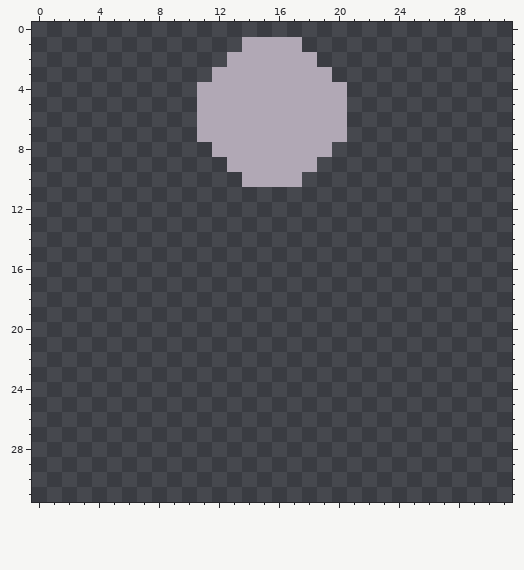
Pixel-art file, stored at assets/.src/mining_laser.aseprite. That is the earlier state.
32x37 pixels, 1 frame. The old version is drawn lined up with the new one, on the new canvas.
New version:
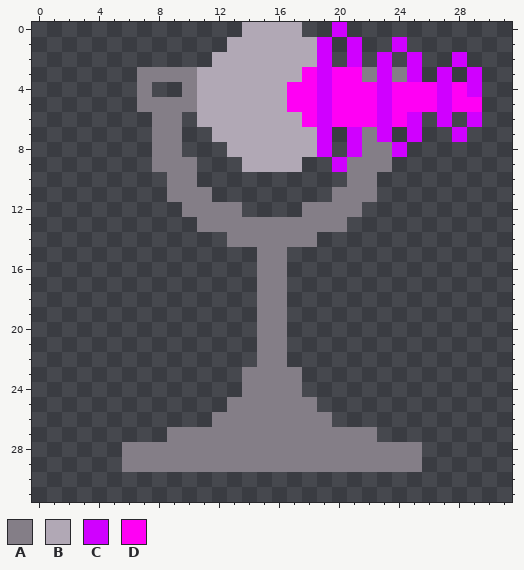
Palette (. is transparent): A #847e87  B #b1a8b5  C #d000ff  D #ff00f4
Edits made:
canvas 32x37 -> 32x32, the old top-left corner now at 0,-3 (the part of the old canvas that was cut away was empty and is not shown)
There is now colour A in row 3 at x 7 to 10, 22 and 24; in row 4 at x 7 and 10; in row 5 at x 7 to 10; in row 6 at x 8 to 9; in row 7 at x 8 to 9 and 22; in row 8 at x 8 to 9 and 22 to 23.
There is now colour A in row 9 at x 8 to 10 and 21 to 23; in row 10 at x 9 to 10 and 21 to 22; in row 11 at x 9 to 11 and 20 to 22; in row 12 at x 10 to 13 and 18 to 21; in row 13 at x 11 to 20; in row 14 at x 13 to 18.
There is now colour A in rows 15 to 22 at x 15 to 16; in rows 23 to 24 at x 14 to 17; in row 25 at x 13 to 18; in row 26 at x 12 to 19; in row 27 at x 9 to 22; in rows 28 to 29 at x 6 to 25.
There is now colour B in row 0 at x 14 to 17; in row 1 at x 13 and 18; in row 2 at x 12; in row 3 at x 11.
There is now colour C in row 0 at x 20; in row 1 at x 19, 21 and 24; in row 2 at x 19, 21, 23, 25 and 28; in row 3 at x 23, 25, 27 and 29; in row 4 at x 23, 27 and 29; in row 5 at x 23 and 27.
There is now colour C in row 6 at x 23, 25, 27 and 29; in row 7 at x 21, 23, 25 and 28; in row 8 at x 21 and 24; in row 9 at x 20.
The edit turns colour B into colour C in rows 3 to 8 at x 19.
There is now colour D in row 3 at x 20 to 21; in row 4 at x 21 to 22, 24 to 26 and 28; in row 5 at x 21 to 22, 24 to 26 and 28 to 29; in row 6 at x 21 to 22 and 24.
The edit turns colour B into colour D in row 3 at x 18; in rows 4 to 5 at x 17 to 18 and 20; in row 6 at x 18 and 20.
Colour B is gone in row 7 at x 11 and 20; in row 8 at x 12; in row 9 at x 13 and 18; in row 10 at x 14 to 17.
Boxes around the changes in both pictures, in picture pixels (x1, y1, x2, y2):
changed: (122, 22, 482, 472)
